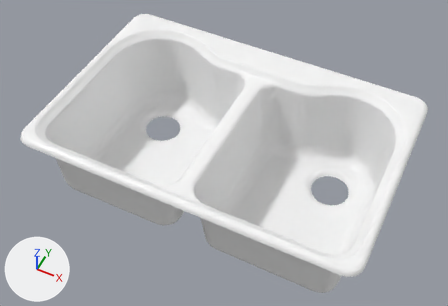
Before and after pictures for a commit that changed the Blender file Kitchen_Sinks/Hartland 5818.blend.
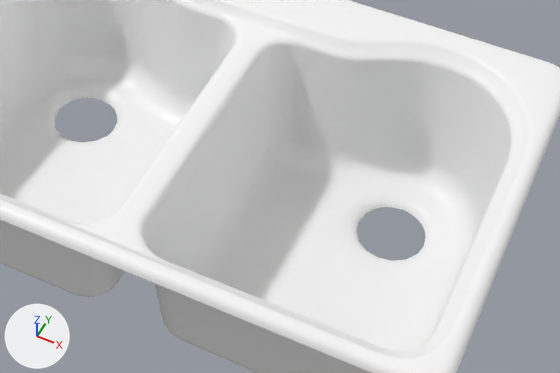
Old and new are each drawn whole from a camera (50 mm lens) standing at (0.885, -1.227, 1.063) and looking at (0.415, -0.288, -0.111) and again close up on the part from 26% to 94% of the width and 21% to 87% of the height. Every picture has the same lights, and +X, +Y and +Z are marked at lower left.

The older version as bpy lines, for what is in view:
```python
me_5818_5u = bpy.data.meshes.new('5818-5U')
me_5818_5u.from_pydata(...)  # 1879 vertices, 3654 faces; spans x 0.005..0.844, y -0.563..-0.005, z -0.226..0.015
me_5818_5u.polygons.foreach_set('use_smooth', [True] * 3654)
me_5818_5u.materials.append(mat_white_melamine)
ob_mesh_hartland_5818_001 = bpy.data.objects.new('MESH.Hartland 5818.001', me_5818_5u)
ob_mesh_hartland_5818_001.parent = ob_bpassembly_hartland_5818
ob_mesh_hartland_5818_001.location = (0.0, 0.0, 0.0)
_m = ob_mesh_hartland_5818_001.modifiers.new('EdgeSplit', 'EDGE_SPLIT')
```
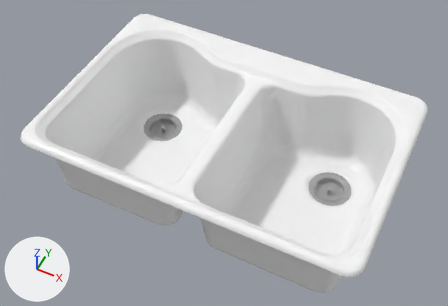
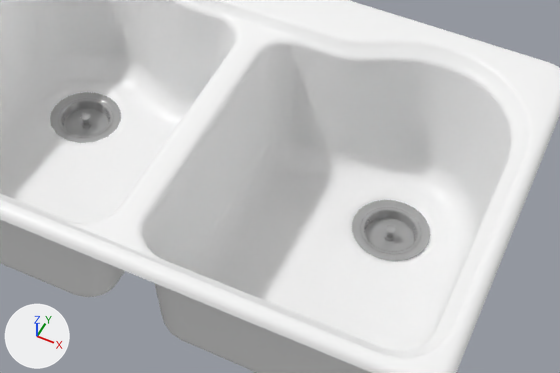
Pixel boxes [x1, y1, x2, y2] of what changed, in the close-ups (560 x 373 px):
part 1 of me_5818_5u, added: after [361, 207, 421, 254]
part 2 of me_5818_5u, added: after [58, 98, 113, 138]
part 3 of me_5818_5u, added: after [352, 200, 430, 261]
part 4 of me_5818_5u, added: after [50, 92, 121, 143]

The change, as a list of edits to the scene's bpy script:
```text
Add mat_matte_chrome_001:
    mat_matte_chrome_001 = bpy.data.materials.new('Matte Chrome.001')
    # nodes: BsdfAnisotropic, BsdfDiffuse, LayerWeight, MixShader, OutputMaterial
    # colours: grey #a8a8a8
Add mat_matte_chrome:
    mat_matte_chrome = bpy.data.materials.new('Matte Chrome')
    # nodes: BsdfAnisotropic, BsdfDiffuse, LayerWeight, MixShader, OutputMaterial
    # colours: grey #a8a8a8
Change me_5818_5u:
    used by ob_mesh_hartland_5818_001; parent = ob_bpassembly_hartland_5818; location = (0.0, 0.0, 0.0)
    remove me_5818_5u.from_pydata(...)  # 1879 vertices, 3654 faces; spans x 0.005..0.844, y -0.563..-0.005, z -0.226..0.015
    add me_5818_5u.from_pydata(...)  # 6225 vertices, 12198 faces; spans x 0.005..0.844, y -0.563..-0.005, z -0.238..0.015
    me_5818_5u part 1: a new loose piece of 1861 vertices spanning x 0.634..0.721, y -0.234..-0.148, z -0.236..-0.214, in mat_matte_chrome
    me_5818_5u part 2: a new loose piece of 1861 vertices spanning x 0.128..0.214, y -0.234..-0.148, z -0.238..-0.216, in mat_matte_chrome_001
    me_5818_5u part 3: a new loose piece of 312 vertices spanning x 0.621..0.734, y -0.247..-0.135, z -0.219..-0.217, in mat_matte_chrome
    me_5818_5u part 4: a new loose piece of 312 vertices spanning x 0.115..0.227, y -0.247..-0.135, z -0.22..-0.219, in mat_matte_chrome_001
    add me_5818_5u.materials.append(mat_matte_chrome)
    add me_5818_5u.materials.append(mat_matte_chrome_001)
```
